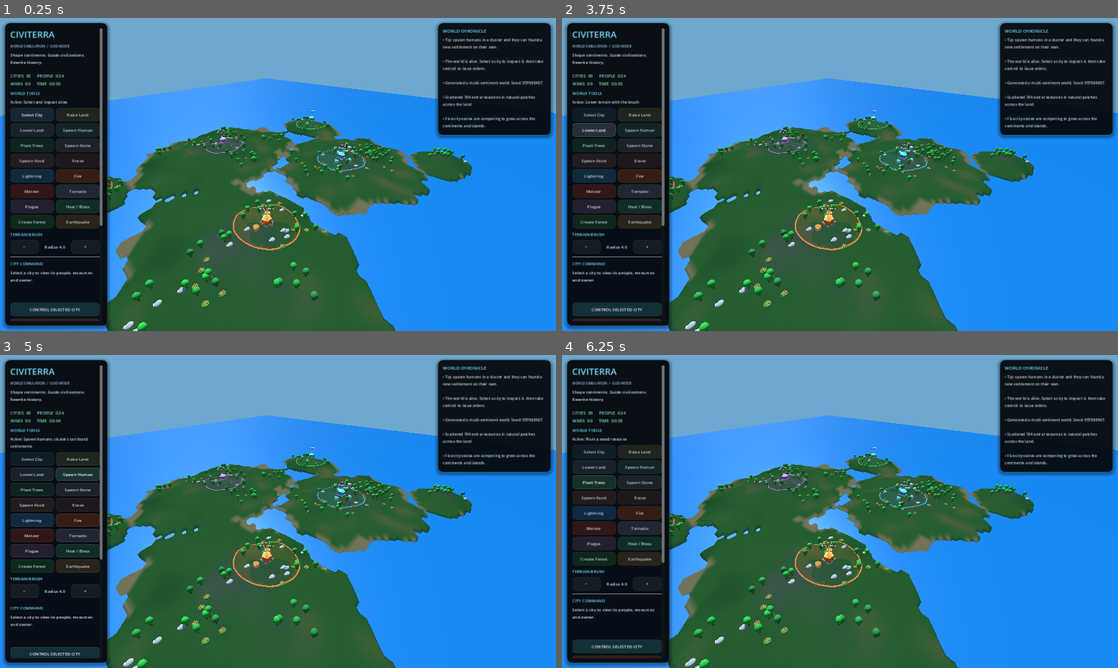
Above: before the commit, frames 1-4 (two rows, left to right).
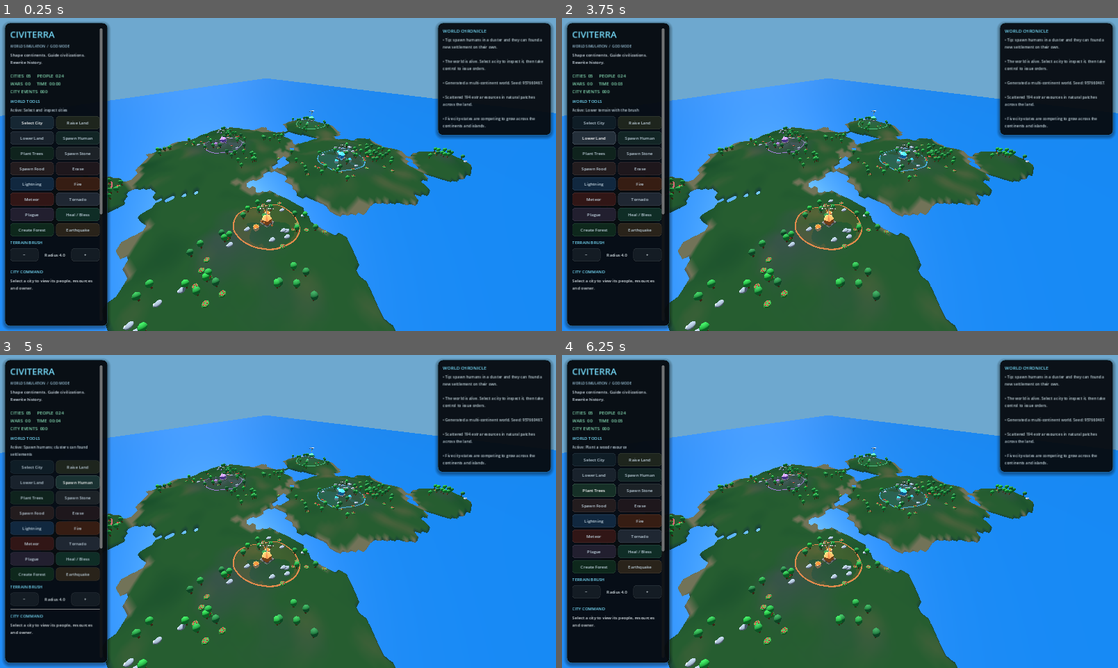
Above: after the commit, the same moments.

Repository: yoimdoingstuff/citysandbox
Game: Godot game, scene res://main.tscn
The game is run twice, just before and just after one commit, with the same random seed, the same clock (stepped at 60 frames per second) and the same inputs.
Inputs (mouse positions are in pixels of both pictures, inside the frame that each line leads up to):
- Up to frame 1 (0.25 s): no input
- Up to frame 2 (3.75 s): click (617, 324) at 0.5 s, where only the run before the commit has a clickable "Launch Missile"; click (617, 324) at 1.25 s, where only the run before the commit has a clickable "Launch Missile"; click "Select City" at 2 s; click "Raise Land" at 2.75 s; click "Lower Land" at 3.5 s
- Up to frame 3 (5 s): click "Spawn Human" at 4.25 s
- Up to frame 4 (6.25 s): click "Select City" at 5 s; click "Plant Trees" at 5.75 s

The runs differ from the first frame. In frame 1, 4.3% of the frame differs, in the area x 1-19%, y 22-97%; in frame 2, 4.3%; in frame 3, 4.0%; in frame 4, 4.2%.

Commit message:
Show city stability security wealth and event count

Diff:
--- a/main.gd
+++ b/main.gd
@@ -2421,7 +2421,7 @@
 	content.add_child(_make_separator())
 	content.add_child(_make_label("CITY COMMAND", 12, Color(0.46, 0.86, 0.98)))
 	city_info_label = _make_label("Select a city to view its status.", 12, Color(0.86, 0.89, 0.91))
-	city_info_label.custom_minimum_size = Vector2(0, 88)
+	city_info_label.custom_minimum_size = Vector2(0, 142)
 	city_info_label.autowrap_mode = TextServer.AUTOWRAP_WORD_SMART
 	content.add_child(city_info_label)
 	control_button = _make_button("CONTROL SELECTED CITY", _take_control, Color(0.12, 0.36, 0.43))
@@ -2615,7 +2615,7 @@
 func _refresh_ui() -> void:
 	if is_instance_valid(stats_label):
 		var active_wars: int = wars.size()
-		stats_label.text = "CITIES  %02d     PEOPLE  %03d\nWARS  %02d     TIME  %s" % [cities.size(), people.size(), active_wars, _format_time(game_clock)]
+		stats_label.text = "CITIES  %02d     PEOPLE  %03d\nWARS  %02d     TIME  %s\nCITY EVENTS  %03d" % [cities.size(), people.size(), active_wars, _format_time(game_clock), city_events_total]
 	if is_instance_valid(radius_label):
 		radius_label.text = "Radius %.1f" % brush_radius
 	if is_instance_valid(selection_ring):
@@ -2637,7 +2637,7 @@
 			var city: Dictionary = cities[selected_city]
 			var owner_id: int = int(city["owner"])
 			var owner_name: String = cities[owner_id]["name"] if owner_id >= 0 and owner_id < cities.size() else city["name"]
-			city_info_label.text = "SELECTED  %s\nDEVELOPMENT  %s\nPOPULATION  %d\nTERRITORY  %.1f m radius\nOWNER  %s\nFOOD  %d   WOOD  %d   STONE  %d" % [city["name"], _city_stage_name(int(city.get("stage", 0))), _city_population(selected_city), float(city.get("zone_radius", 0.0)), owner_name, int(city["food"]), int(city["wood"]), int(city["stone"])]
+			city_info_label.text = "SELECTED  %s\nDEVELOPMENT  %s\nPOPULATION  %d\nTERRITORY  %.1f m radius\nSTABILITY  %.0f%%  SECURITY  %.0f%%\nWEALTH  %d\nOWNER  %s\nFOOD  %d   WOOD  %d   STONE  %d" % [city["name"], _city_stage_name(int(city.get("stage", 0))), _city_population(selected_city), float(city.get("zone_radius", 0.0)), float(city.get("stability", 72.0)), float(city.get("security", 44.0)), int(city.get("wealth", 12.0)), owner_name, int(city["food"]), int(city["wood"]), int(city["stone"])]
 		else:
 			city_info_label.text = "Select a city to view its people, resources and owner."
 	if is_instance_valid(control_button):
